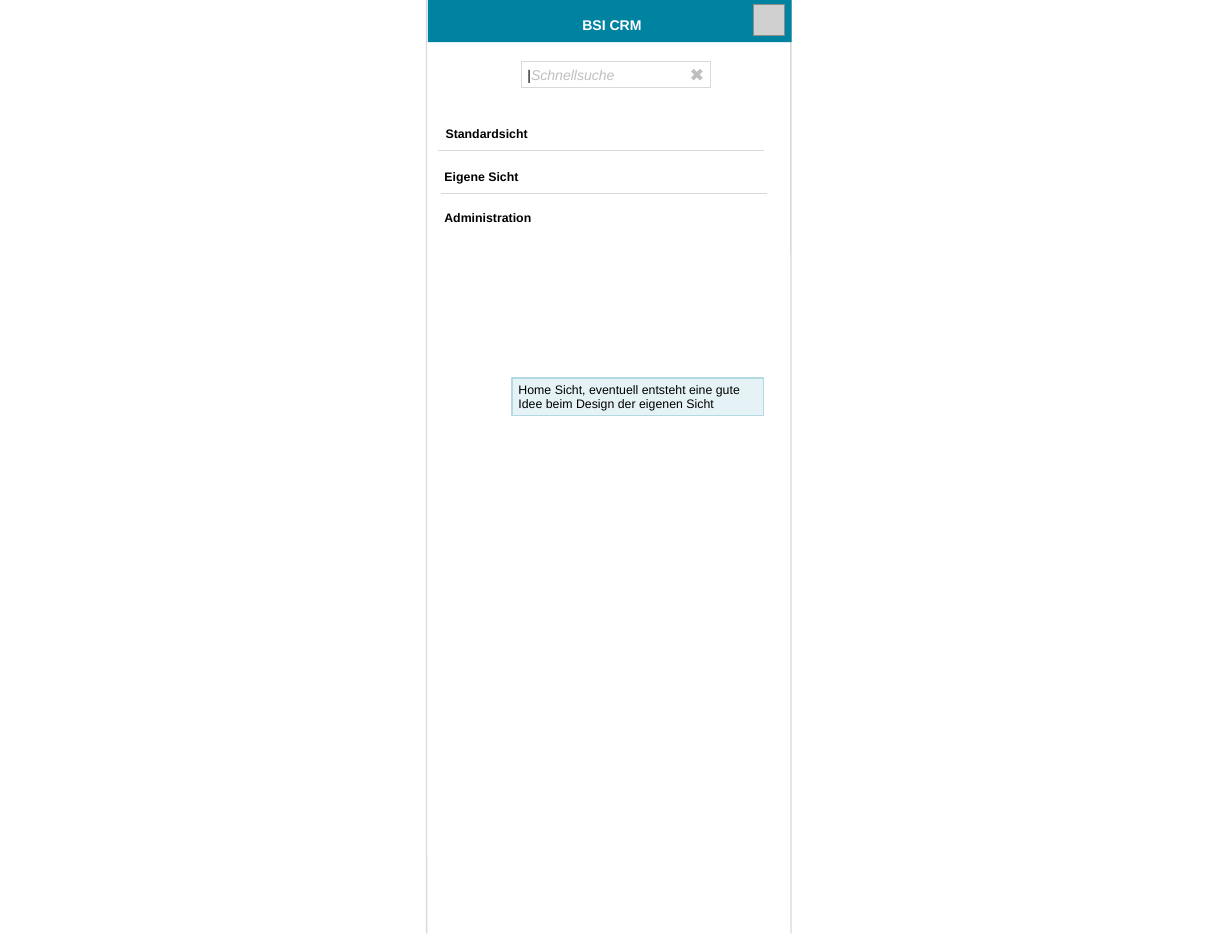
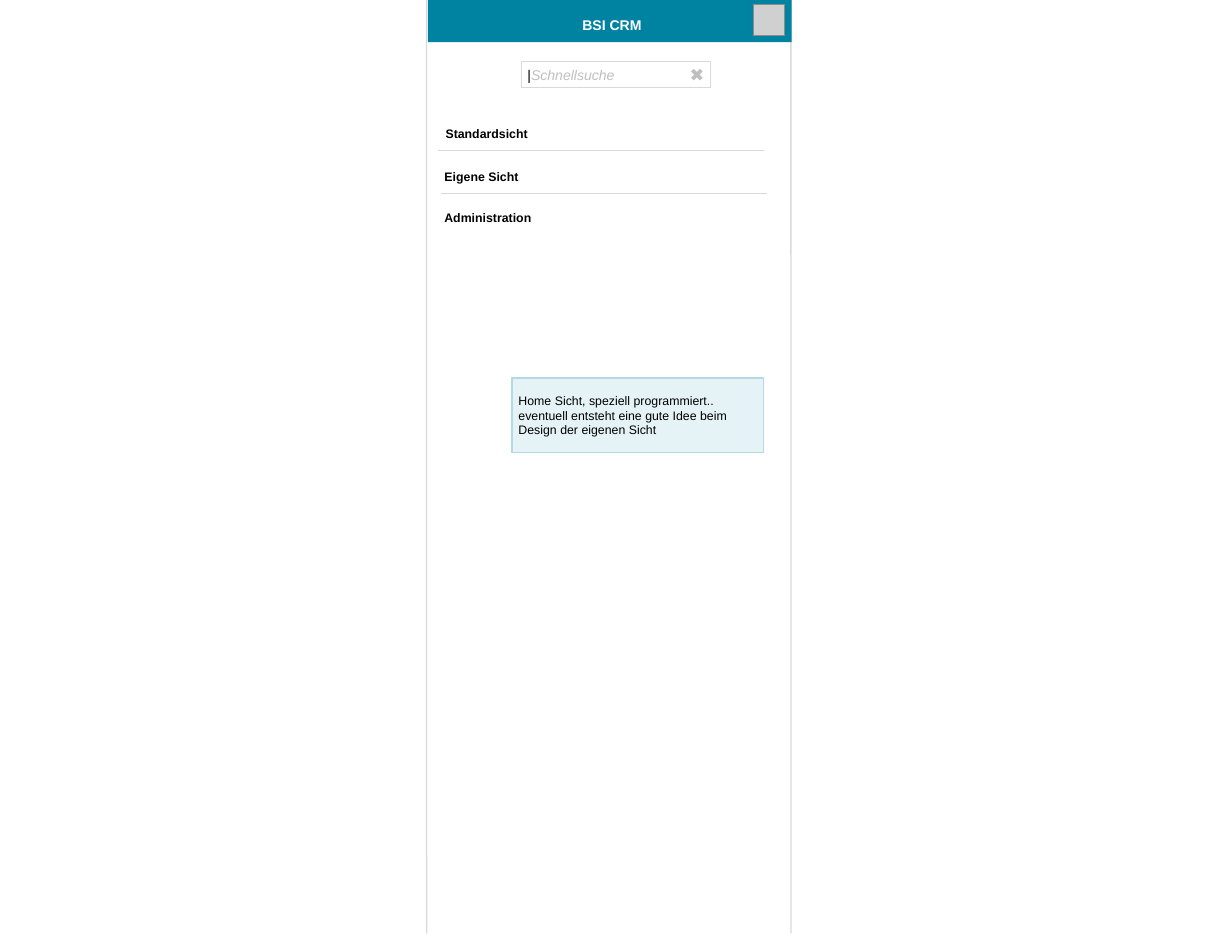
Before and after one commit to eclipse-scout/scout.rt, a slide deck: slide 21 of org.eclipse.scout.rt.ui.html.parent/org.eclipse.scout.rt.ui.html/docs/ui_design/Scout Html UI.pptx (slide 18 before the commit). Drawn at 1232x935 pixels with LibreOffice and Linux fonts; fonts in the diff are those of the drawing; grey boxes stand for pictures. Boxes give left, top, right and bottom in pixels: in the first picture for what was removed or moved away, otherwise in the second. Text is boxed around its words. In the diff, an @@ line names an element or a change of style, - is before the commit and + after.

```diff
--- a/org.eclipse.scout.rt.ui.html.parent/org.eclipse.scout.rt.ui.html/docs/ui_design/Scout Html UI.pptx
+++ b/org.eclipse.scout.rt.ui.html.parent/org.eclipse.scout.rt.ui.html/docs/ui_design/Scout Html UI.pptx
@@ rectangle "Home Sicht, speziell programmiert.. eventuell ...": place and size @@
-rectangle "Home Sicht, speziell programmiert.. eventuell ..." at <box>512,378,764,416</box>
+rectangle "Home Sicht, speziell programmiert.. eventuell ..." at <box>512,378,764,452</box>
@@ text in rectangle at <box>518,396,727,437</box>: text changed @@
-Home Sicht, eventuell entsteht eine gute Idee beim Design der eigenen Sicht
+Home Sicht, speziell programmiert..
+eventuell entsteht eine gute Idee beim Design der eigenen Sicht
```
Also in this commit, not shown: 12 other slides changed, 3 slides added.
